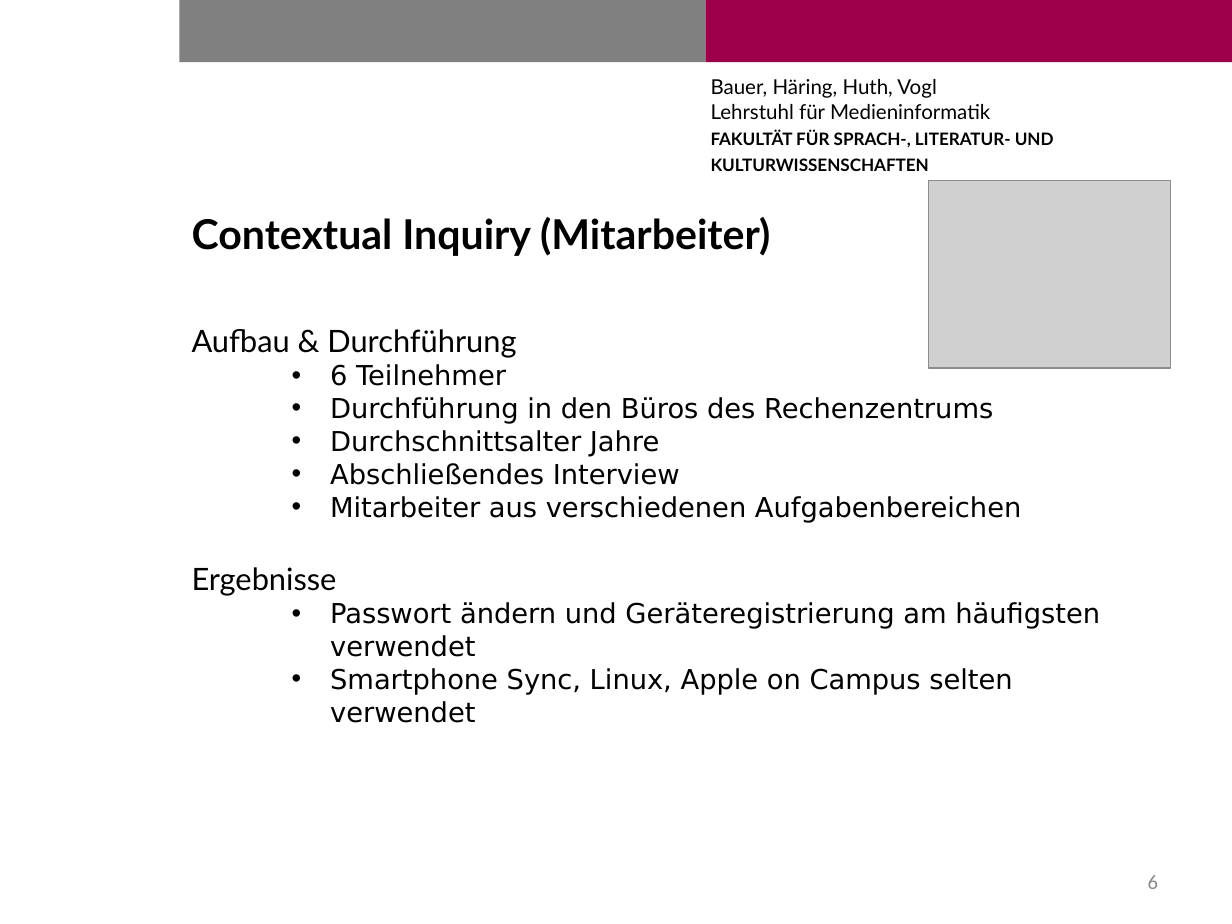
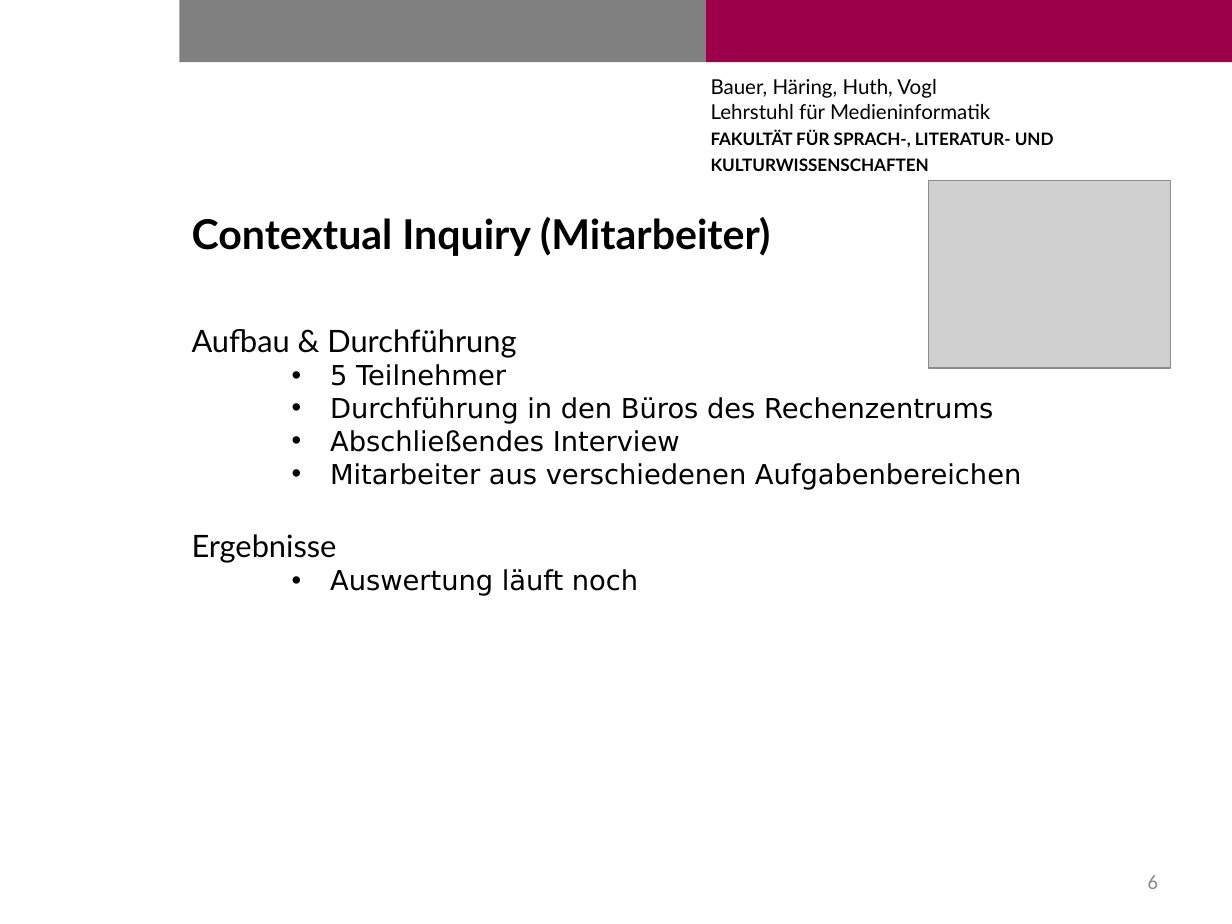
Before and after one commit to pinkdroyd/redesign-ur-rz, a slide deck: slide 6 of praesentationen/Zwischenpräsentation_Relaunch_RZ_28.7.15.pptx. Drawn at 1232x924 pixels with LibreOffice and Linux fonts; fonts in the diff are those of the drawing; grey boxes stand for pictures; background and template pictures are left out. Boxes give left, top, right and bottom in pixels: in the first picture for what was removed or moved away, otherwise in the second. Text is boxed around its words. In the diff, an @@ line names an element or a change of style, - is before the commit and + after.

Commit message:
Ergebnisse CI Mitarbeiter eingetragen und in PDF umgewandelt

```diff
--- a/praesentationen/Zwischenpräsentation_Relaunch_RZ_28.7.15.pptx
+++ b/praesentationen/Zwischenpräsentation_Relaunch_RZ_28.7.15.pptx
@@ text at (330,364,506,386): text changed @@
-  • 6 Teilnehmer
+  • 5 Teilnehmer
@@ text at (330,430,659,457): paragraph removed @@
-  • Durchschnittsalter Jahre
@@ text at (330,569,638,596): text changed @@
-  • Passwort ändern und Geräteregistrierung am häufigsten verwendet
-  • Smartphone Sync, Linux, Apple on Campus selten verwendet
+  • Auswertung läuft noch
```
Also in this commit, not shown: 1 other file.
